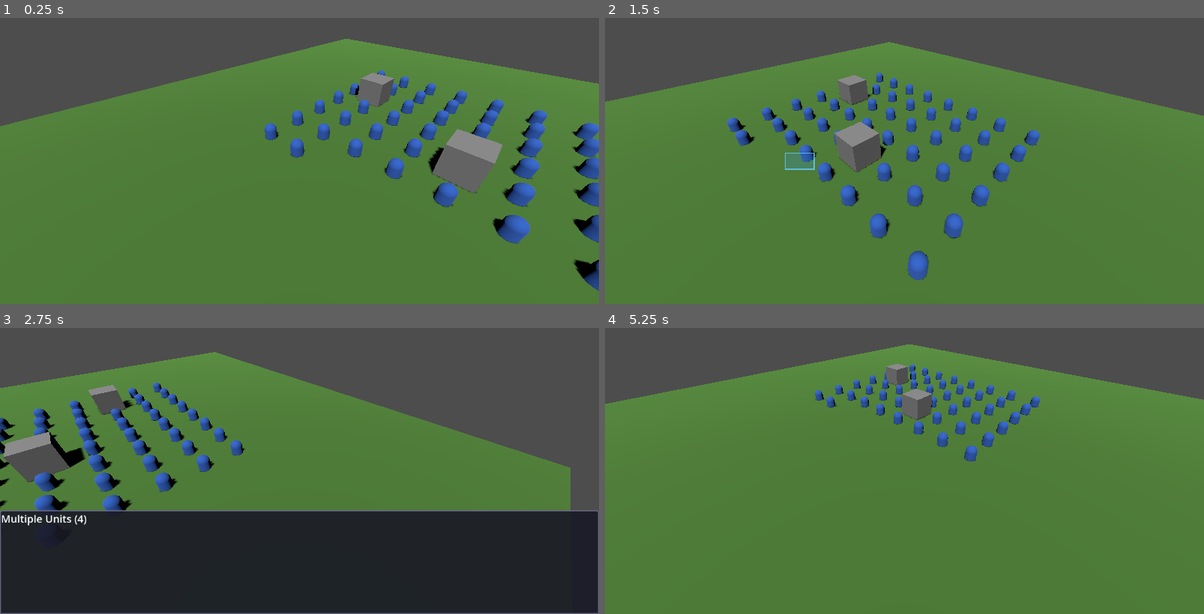
Above: before the commit, frames 1-4 (two rows, left to right).
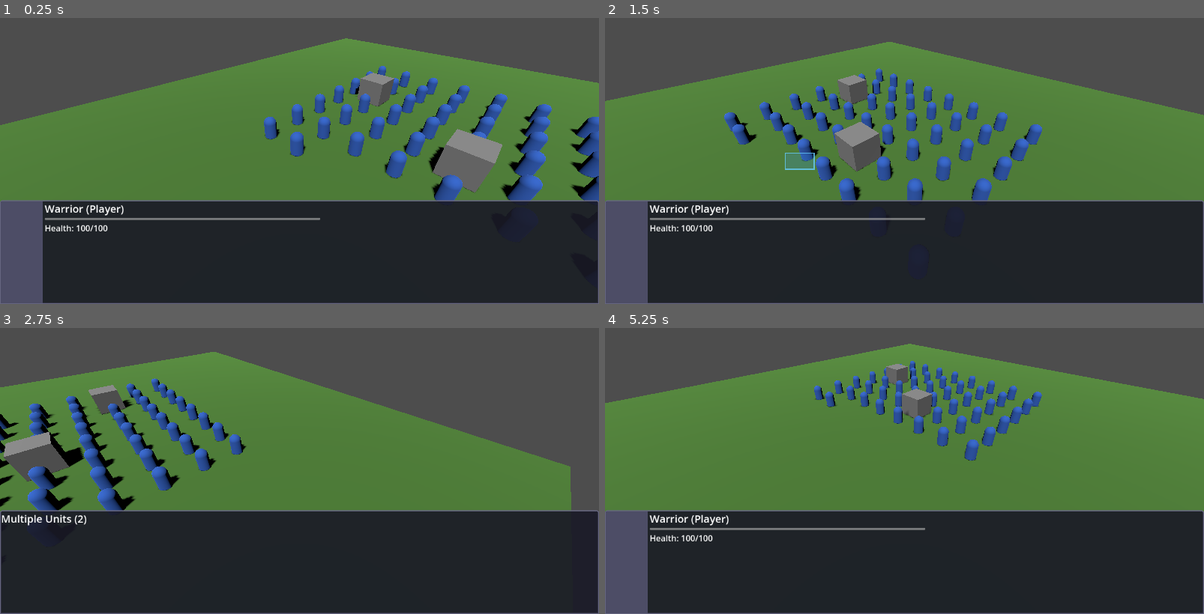
Above: after the commit, the same moments.

Repository: Panix-Develop/godot-rpg
Game: Godot game, scene res://scenes/world.tscn
Same seed, same stepped clock (60 frames per second), same inputs: the game is played once before the commit and once after it.
Inputs (mouse positions are in pixels of both pictures, inside the frame that each line leads up to):
- Up to frame 1 (0.25 s): no input
- Up to frame 2 (1.5 s): tap Enter at 0.5 s; move the mouse to (1036, 118) at 0.52 s; hold Right (ui_right) 0.53-1.25 s; tap Mouse wheel down (scroll_down) at 0.6 s; click (1036, 118) at 0.67 s; drag from (784, 152) to (874, 203) at 1.27 s
- Up to frame 3 (2.75 s): move the mouse to (359, 370) at 2.02 s; hold Right (ui_right) from 2.03 s (still down); hold Shift from 2.03 s (still down); click (359, 370) at 2.17 s
- Up to frame 4 (5.25 s): release Right (ui_right) at 2.75 s; release Shift at 2.75 s; drag from (874, 513) to (724, 396) at 2.77 s; move the mouse to (1084, 496) at 3.52 s; hold Left (ui_left) 3.53-4.25 s; tap Mouse wheel up (scroll_up) at 3.6 s; click (1084, 496) at 3.67 s; drag from (724, 396) to (814, 362) at 4.27 s; move the mouse to (934, 445) at 5.02 s; hold Down (ui_down) from 5.03 s (still down); tap Mouse wheel down (scroll_down) at 5.1 s; click (934, 445) at 5.17 s

The runs differ from the first frame. In frame 1, 41% of the frame differs, in the area x 0-100%, y 7-100%; in frame 2, 40%; in frame 3, 3.7%; in frame 4, 38%.

Commit message:
fix: Resolve all Phase 1 critical bugs
- BUG-001: Fix single-click selection by checking distance immediately
- BUG-002: Fix WASD camera controls by adding KEY_W/A/S/D checks
- BUG-003: Fix HUD always visible by showing player info when nothing selected
- BUG-004: Fix unit spawn height to 0.5 to prevent terrain clipping
- BUG-005: Document collision/pathfinding status in code and README

Diff:
--- a/scenes/world.tscn
+++ b/scenes/world.tscn
@@ -28,6 +28,7 @@
 shadow_enabled = true
 
 [node name="Terrain" type="MeshInstance3D" parent="."]
+transform = Transform3D(1, 0, 0, 0, 1, 0, 0, 0, 1, -0.018931389, 0.06650162, -0.030124664)
 mesh = SubResource("PlaneMesh_terrain")
 surface_material_override/0 = SubResource("StandardMaterial3D_terrain")
 
--- a/scripts/camera_controller.gd
+++ b/scripts/camera_controller.gd
@@ -37,7 +37,7 @@
 	elif mouse_pos.y > viewport_size.y - edge_margin:
 		move_direction.z += 1
 
-	# WASD movement
+	# Arrow keys movement
 	if Input.is_action_pressed("ui_left"):
 		move_direction.x -= 1
 	if Input.is_action_pressed("ui_right"):
@@ -45,6 +45,16 @@
 	if Input.is_action_pressed("ui_up"):
 		move_direction.z -= 1
 	if Input.is_action_pressed("ui_down"):
+		move_direction.z += 1
+
+	# WASD movement
+	if Input.is_key_pressed(KEY_A):
+		move_direction.x -= 1
+	if Input.is_key_pressed(KEY_D):
+		move_direction.x += 1
+	if Input.is_key_pressed(KEY_W):
+		move_direction.z -= 1
+	if Input.is_key_pressed(KEY_S):
 		move_direction.z += 1
 
 	if move_direction != Vector3.ZERO:
--- a/scripts/systems/selection_manager.gd
+++ b/scripts/systems/selection_manager.gd
@@ -7,6 +7,7 @@
 var is_box_selecting: bool = false
 var box_select_start: Vector2
 var box_select_end: Vector2
+var player_unit: Node = null  # Reference to the player's unit
 
 @onready var camera = $Camera3D
 @onready var units_container = $Units
@@ -18,6 +19,9 @@
 func _ready():
 	# Spawn units in grid pattern for testing
 	spawn_units_in_grid(test_unit_count)
+	# Cache player unit reference (first unit spawned)
+	if units_container.get_child_count() > 0:
+		player_unit = units_container.get_child(0)
 	update_hud()
 
 func spawn_units_in_grid(count: int):
@@ -30,7 +34,7 @@
 		var col = i % units_per_row
 		var pos = Vector3(
 			(col - units_per_row / 2.0) * spacing,
-			0,
+			0.5,  # Spawn at 0.5 to prevent terrain clipping
 			(row - units_per_row / 2.0) * spacing
 		)
 		spawn_unit(pos)
@@ -44,7 +48,11 @@
 		else:
 			if is_box_selecting:
 				box_select_end = event.position
-				perform_box_selection()
+				# Check if it's a single click (very small movement)
+				if box_select_start.distance_to(box_select_end) < 5:
+					perform_single_selection(box_select_start)
+				else:
+					perform_box_selection()
 				is_box_selecting = false
 				hud.update_selection_box(false)
 				update_hud()
@@ -162,4 +170,4 @@
 	unit.global_position = pos
 
 func update_hud():
-	hud.update_unit_info(selected_units)
+	hud.update_unit_info(selected_units, player_unit)
--- a/scripts/ui/hud.gd
+++ b/scripts/ui/hud.gd
@@ -14,7 +14,7 @@
 		selection_box.position = rect.position
 		selection_box.size = rect.size
 
-func update_unit_info(selected_units: Array):
+func update_unit_info(selected_units: Array, player_unit: Node = null):
 	if selected_units.size() == 1 and is_instance_valid(selected_units[0]):
 		var unit = selected_units[0]
 		var info = unit.get_unit_info()
@@ -31,4 +31,14 @@
 		unit_portrait.visible = false
 		bottom_panel.visible = true
 	else:
-		bottom_panel.visible = false
+		# Show player unit info when nothing is selected
+		if is_instance_valid(player_unit):
+			var info = player_unit.get_unit_info()
+			unit_name_label.text = info["name"] + " (Player)"
+			unit_health_bar.value = (info["health"] / info["max_health"]) * 100
+			unit_health_label.text = "Health: %d/%d" % [info["health"], info["max_health"]]
+			unit_health_bar.visible = true
+			unit_portrait.visible = true
+			bottom_panel.visible = true
+		else:
+			bottom_panel.visible = false
--- a/scripts/units/rts_unit.gd
+++ b/scripts/units/rts_unit.gd
@@ -2,6 +2,10 @@
 
 ## Base unit class for RTS units.
 ## Handles movement, selection, health, and basic combat readiness.
+##
+## Note: Units use CharacterBody3D collision and can block each other.
+## Pathfinding/navigation is not implemented - units may get stuck behind obstacles.
+## This is acceptable for current phase; pathfinding will be added in future iterations.
 
 @export var unit_name: String = "Warrior"
 @export var max_health: float = 100.0
Not shown, changed: .ai/generate-tasks.md
Not shown, added: .tasks/archive/prd-phase-1-mvp.md
Not shown, added: .tasks/archive/tasks-phase-1-mvp.md
Not shown, removed: .tasks/notes.md
Not shown, added: .tasks/prd-hud-expansion-and-bug-fixes.md
Not shown, added: .tasks/tasks-hud-expansion-and-bug-fixes.md
Not shown, changed: README.md
